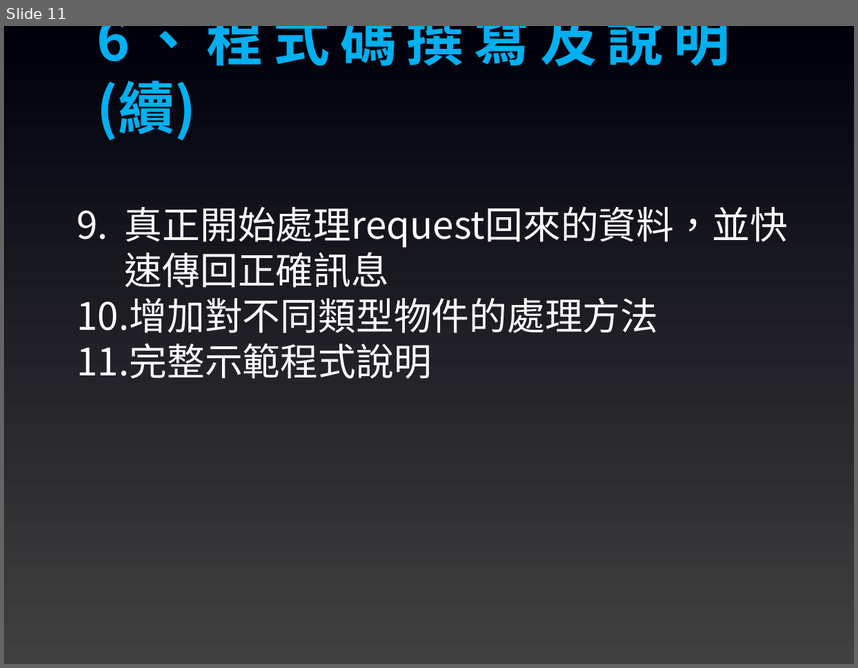
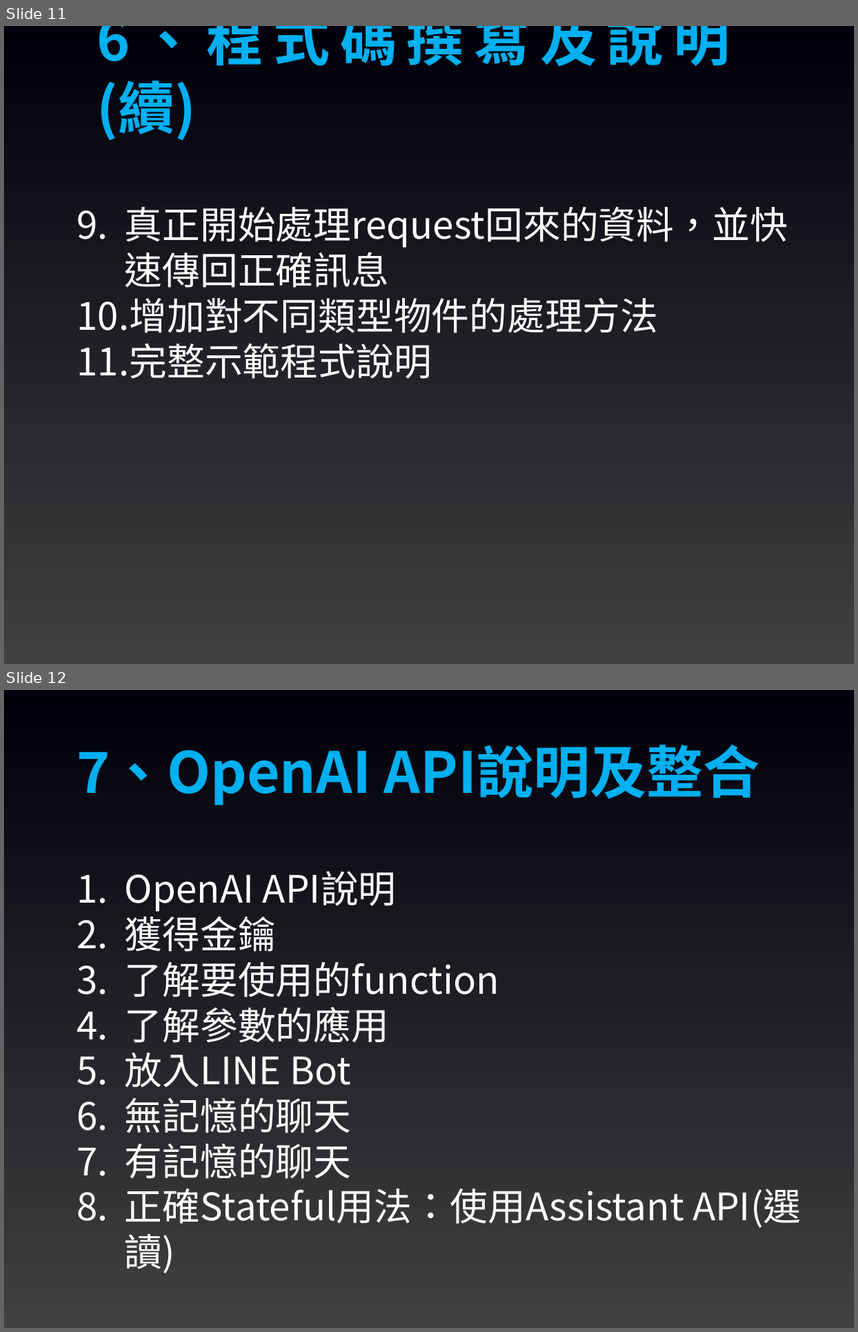
Before and after one commit to joshhu/sculinebot2024, a slide deck: Slides/課程大綱.pptx. Shown one above the other, each under a label of ours: slide 11 before the commit, slides 11 and 12 after it. The pictures are 858x668 and 858x1332 pixels, drawn with LibreOffice and Linux fonts; fonts in the diff are those of the drawing. Boxes give left, top, right and bottom in pixels: in the first picture for what was removed or moved away, otherwise in the second. Text is boxed around its words. In the diff, an @@ line names an element or a change of style, - is before the commit and + after.

```diff
--- a/Slides/課程大綱.pptx
+++ b/Slides/課程大綱.pptx
@@ slide 12 added at [4, 690, 854, 1328], background gradient #404040 to #00000C @@
@@ text added at [76, 745, 760, 805], 48 pt, text #00B0F0, bold @@
+7、OpenAI API說明及整合
@@ text added at [125, 871, 802, 1273], 32 pt, text #FFFFFF @@
+1. OpenAI API說明
+2. 獲得金鑰
+3. 了解要使用的function
+4. 了解參數的應用
+5. 放入LINE Bot
+6. 無記憶的聊天
+7. 有記憶的聊天
+8. 正確Stateful用法：使用Assistant API(選讀)
```
Also in this commit, not shown: 5 slides changed, 1 slide removed, 6 other files.
